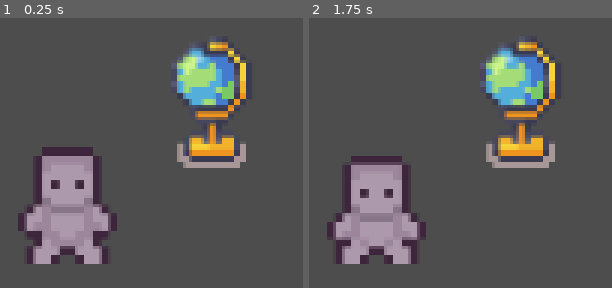
Above: before the commit, frames 1-2 (left to right).
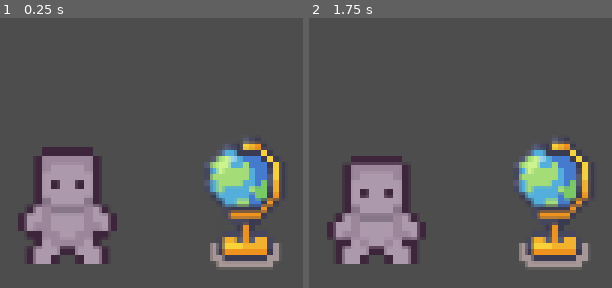
Above: after the commit, the same moments.

Repository: MelissaLiao753/game_underwater_museum
Game: Godot game, scene res://level_1.tscn
The game is run twice, just before and just after one commit, with the same random seed, the same clock (stepped at 60 frames per second) and the same inputs.
Inputs:
- Up to frame 1 (0.25 s): no input
- Up to frame 2 (1.75 s): tap Enter at 0.5 s; tap Space at 1.25 s

The runs differ from the first frame. In frame 1, 13% of the frame differs, in the area x 56-93%, y 6-93%; in frame 2, 13%.

Commit message:
Changed collision mask and layer

Diff:
--- a/game_underwater_museum/level_1.tscn
+++ b/game_underwater_museum/level_1.tscn
@@ -8,4 +8,4 @@
 [node name="player_test" parent="." unique_id=206919069 instance=ExtResource("2_ihfcg")]
 
 [node name="object" parent="." unique_id=1826424834 instance=ExtResource("2_hbghi")]
-position = Vector2(17, -11.999999)
+position = Vector2(21, -9.536743e-07)
--- a/game_underwater_museum/object_collectable.tscn
+++ b/game_underwater_museum/object_collectable.tscn
@@ -1,12 +1,19 @@
 [gd_scene format=3 uid="uid://b345xgfvu8orn"]
 
 [ext_resource type="Texture2D" uid="uid://do341hi5aswgh" path="res://tileset/Modern_Interiors_Free_v2.2/Modern tiles_Free/Interiors_free/32x32/Interiors_free_32x32.png" id="1_aprr7"]
+
+[sub_resource type="GDScript" id="GDScript_hn12h"]
+script/source = "extends Area2D
+"
 
 [sub_resource type="RectangleShape2D" id="RectangleShape2D_ynkgx"]
 size = Vector2(24, 41)
 
 [node name="object" type="Area2D" unique_id=1826424834]
 scale = Vector2(0.3727342, 0.3727342)
+collision_layer = 2
+collision_mask = 0
+script = SubResource("GDScript_hn12h")
 
 [node name="Sprite2D" type="Sprite2D" parent="." unique_id=1313510248]
 texture = ExtResource("1_aprr7")
